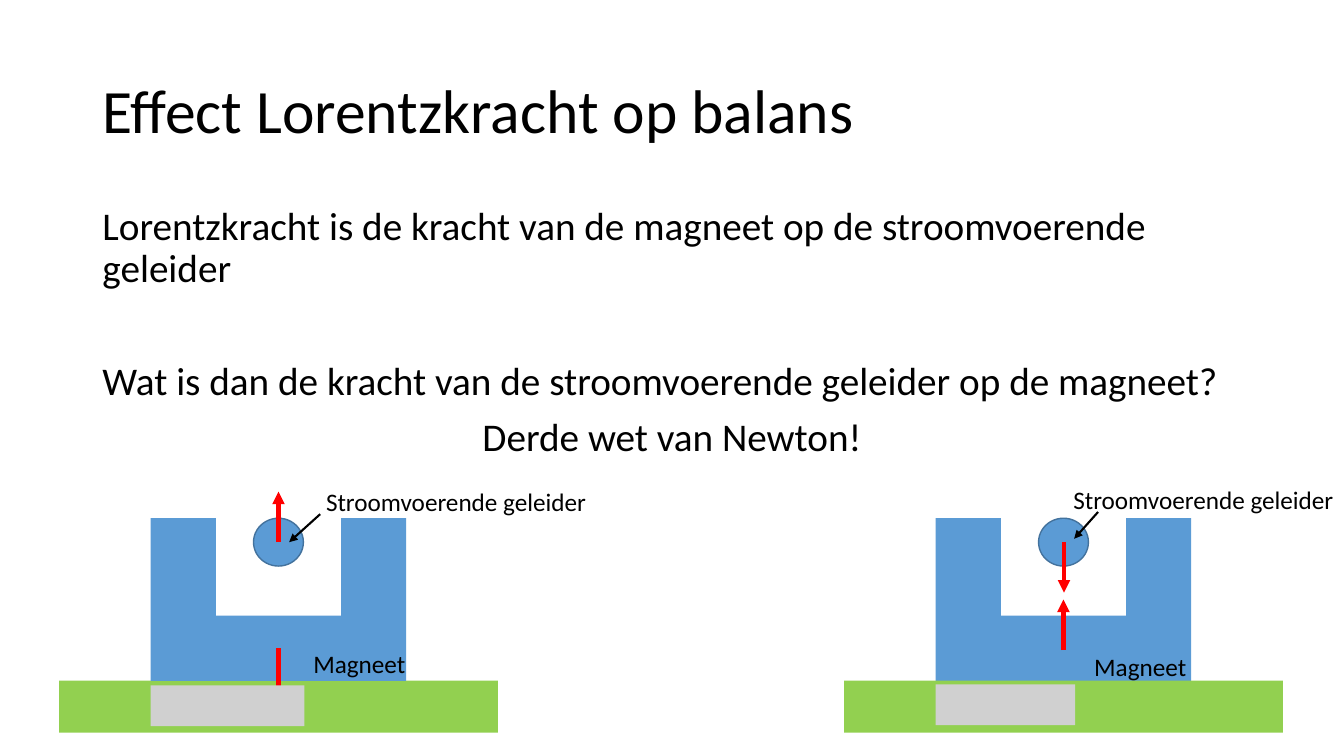
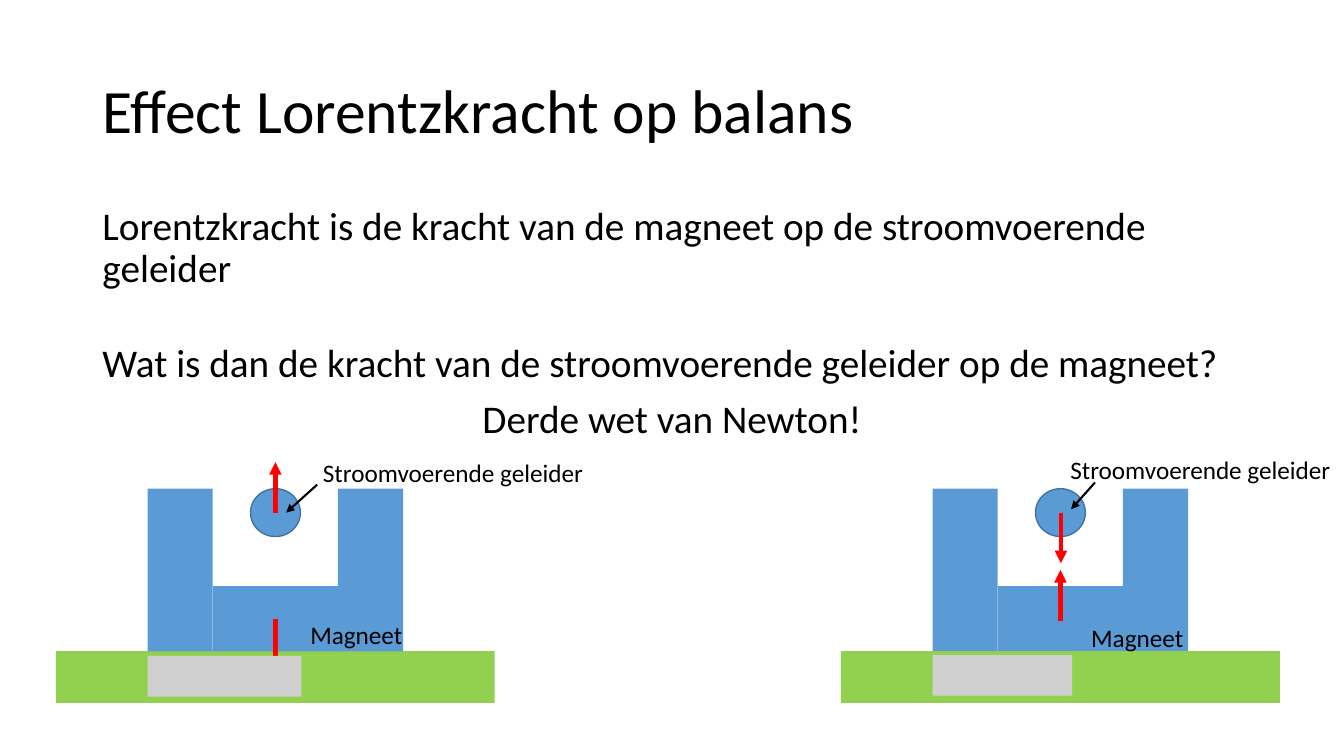
Before and after one commit to KevinTruyaert/DCS, a slide deck: slide 4 of Labo M4.pptx. Drawn at 1344x756 pixels with LibreOffice and Linux fonts; fonts in the diff are those of the drawing; grey boxes stand for pictures. Boxes give left, top, right and bottom in pixels: in the first picture for what was removed or moved away, otherwise in the second. Text is boxed around its words. In the diff, an @@ line names an element or a change of style, - is before the commit and + after.

```diff
--- a/Labo M4.pptx
+++ b/Labo M4.pptx
@@ text "Lorentzkracht is de kracht van ..." rewrapped from bbox=[102, 212, 1217, 452] to bbox=[102, 212, 1217, 434] @@
@@ 8 rectangles, 6 arrows, 4 texts, 2 ellipses: place and size @@
-8 rectangles, 6 arrows, 4 texts, 2 ellipses at bbox=[59, 491, 1334, 733]
+8 rectangles, 6 arrows, 4 texts, 2 ellipses at bbox=[56, 461, 1330, 704]
@@ picture added at bbox=[147, 656, 301, 697] @@
@@ picture added at bbox=[933, 655, 1072, 696] @@
@@ picture removed at bbox=[150, 686, 304, 726] @@
@@ picture removed at bbox=[936, 685, 1075, 725] @@
```
Also in this commit, not shown: 2 other slides changed, 2 slides added, 1 other file.
